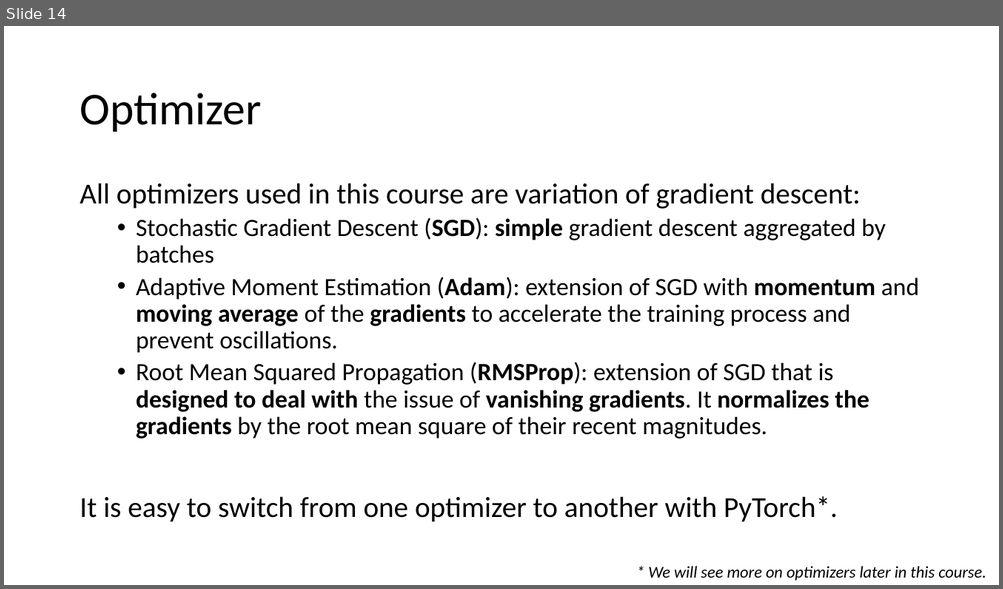
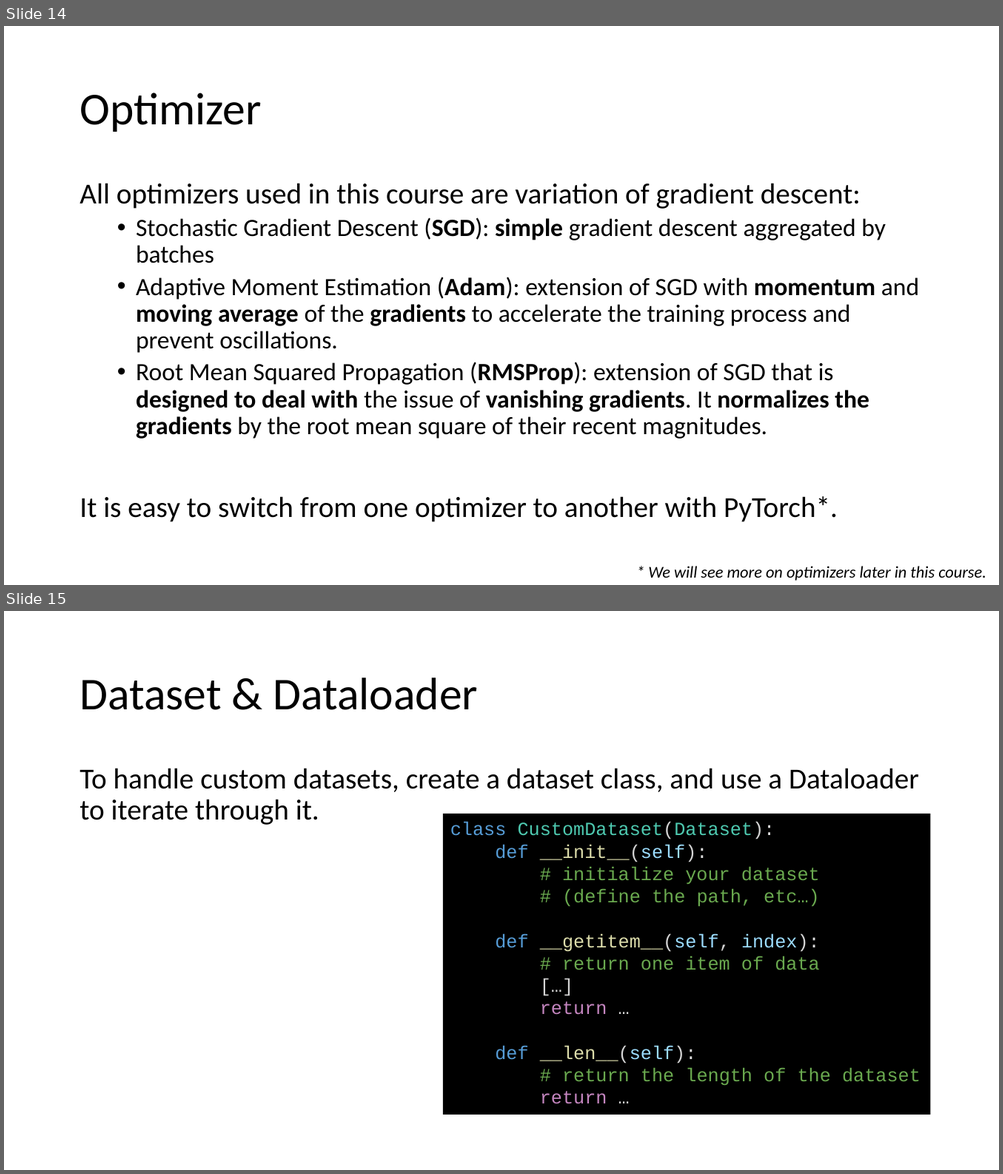
Before and after one commit to MICS-Lab/DeepLearningCourse, a slide deck: Slides_2.pptx. Shown one above the other, each under a label of ours: slide 14 before the commit, slides 14 and 15 after it. The pictures are 1003x589 and 1003x1174 pixels, drawn with LibreOffice and Linux fonts; fonts in the diff are those of the drawing. Boxes give left, top, right and bottom in pixels: in the first picture for what was removed or moved away, otherwise in the second. Text is boxed around its words. In the diff, an @@ line names an element or a change of style, - is before the commit and + after.

Commit message:
dataset slide

```diff
--- a/Slides_2.pptx
+++ b/Slides_2.pptx
@@ slide 15 added at [4, 611, 999, 1170], background #FFFFFF @@
@@ title added at [79, 678, 478, 710], 44 pt, text #000000 @@
+Dataset & Dataloader
@@ text added at [79, 768, 919, 825], 28 pt, text #000000 @@
+To handle custom datasets, create a dataset class, and use a Dataloader to iterate through it.
@@ rectangle added at [443, 814, 930, 1116], fill #000000, 18 pt, text #6AA94F @@
+class CustomDataset(Dataset):
+def __init__(self):
+# initialize your dataset
+# (define the path, etc…)
+def __getitem__(self, index):
+# return one item of data
+[…]
+return …
+def __len__(self):
+# return the length of the dataset
+return …
```
Also in this commit, not shown: 1 slide changed.
